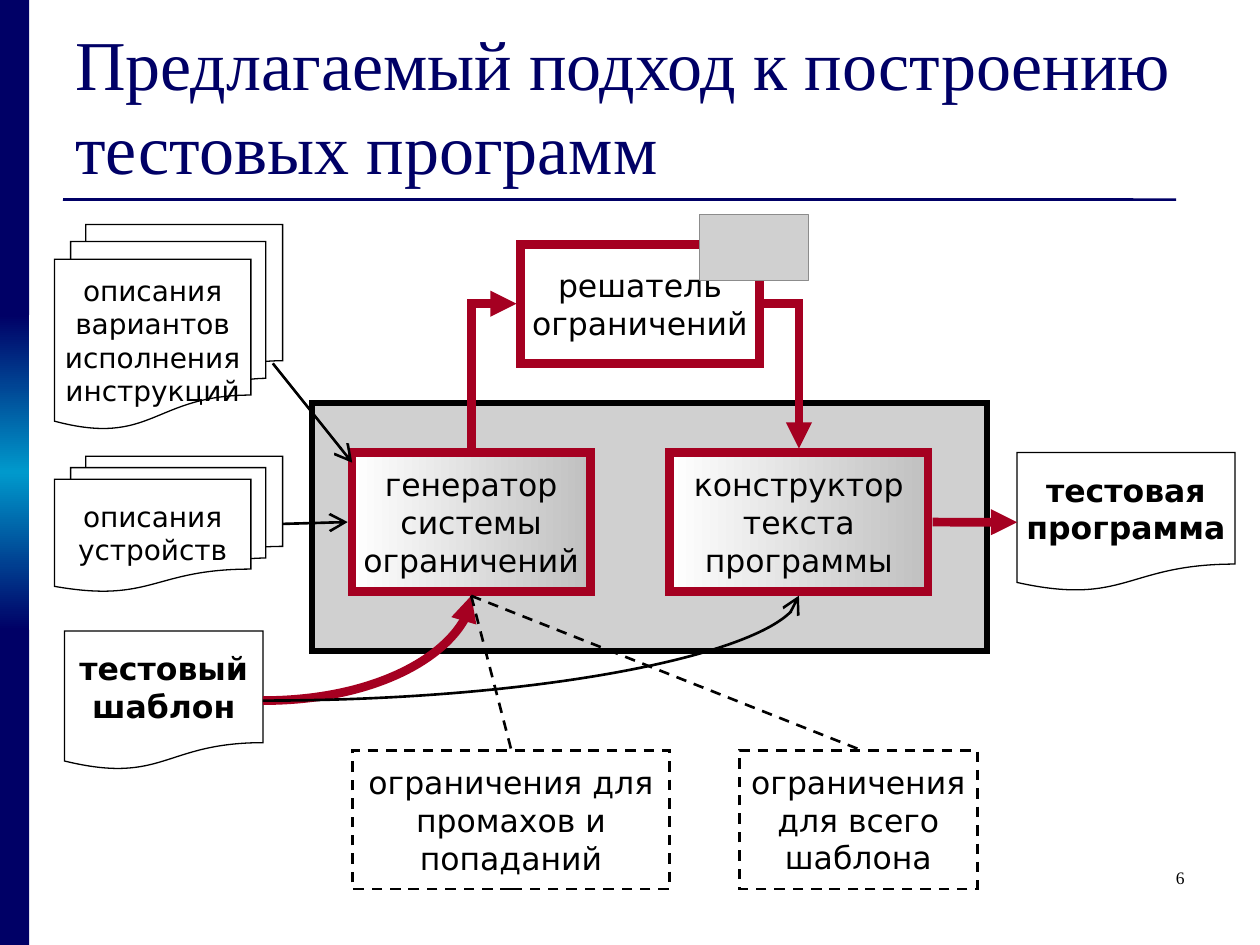
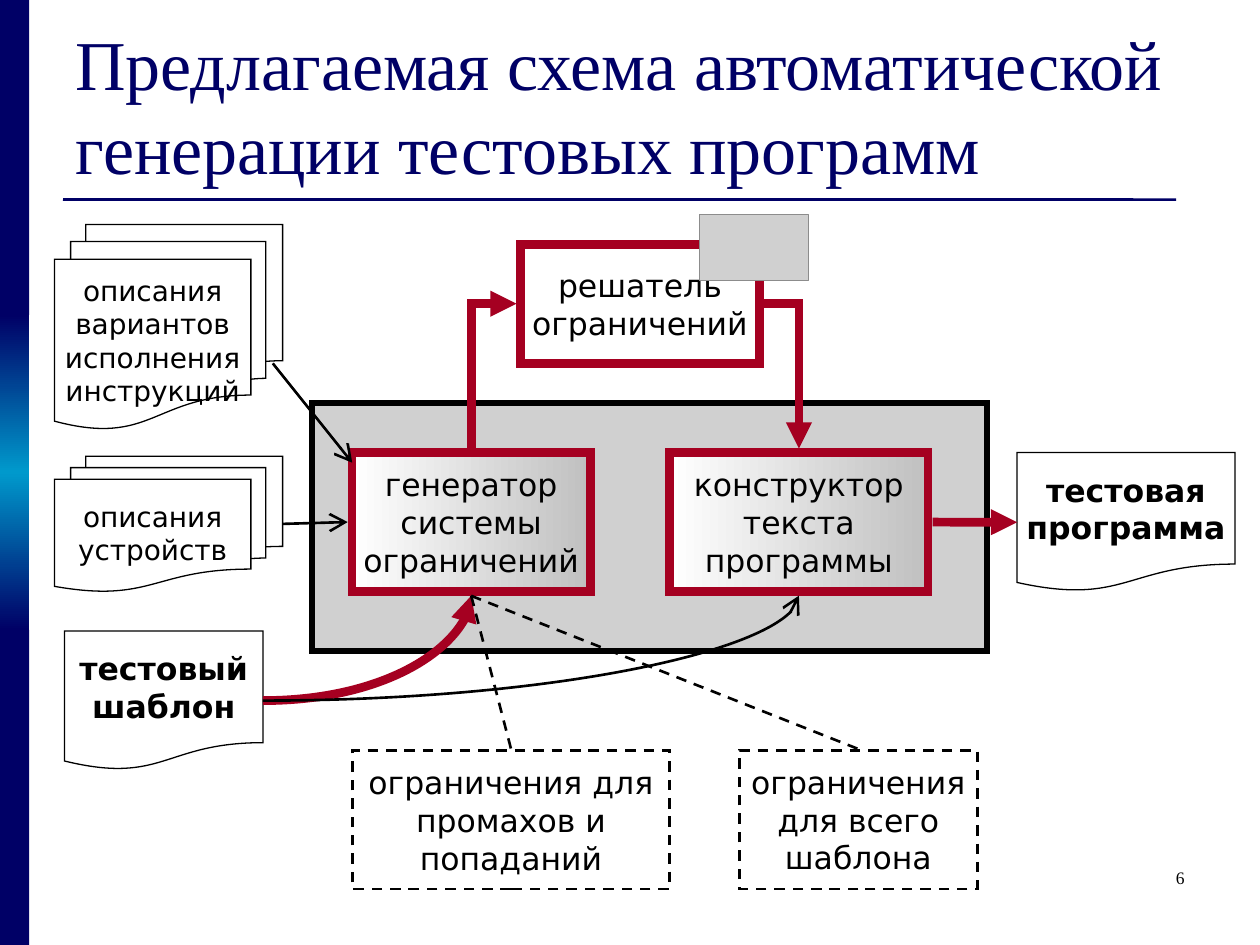
Before and after one commit to kornevgen/tesla-project, a slide deck: slide 6 of papers/THESIS/talks/z2611.ppt. Drawn at 1260x945 pixels with LibreOffice and Linux fonts; fonts in the diff are those of the drawing; grey boxes stand for pictures. Boxes give left, top, right and bottom in pixels: in the first picture for what was removed or moved away, otherwise in the second. Text is boxed around its words. In the diff, an @@ line names an element or a change of style, - is before the commit and + after.

```diff
--- a/papers/THESIS/talks/z2611.ppt
+++ b/papers/THESIS/talks/z2611.ppt
@@ title at <box>75,42,1162,187</box>: text changed @@
-Предлагаемый подход к построению тестовых программ
+Предлагаемая схема автоматической генерации тестовых программ
```
Also in this commit, not shown: 2 other slides changed.
